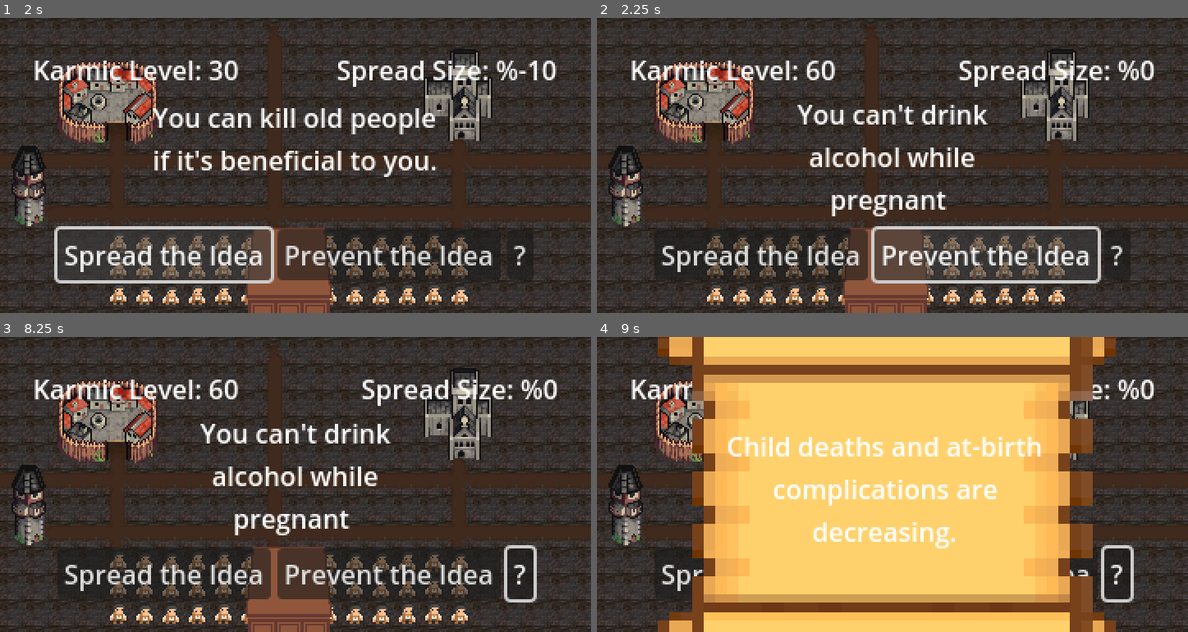
Above: before the commit, frames 1-4 (two rows, left to right).
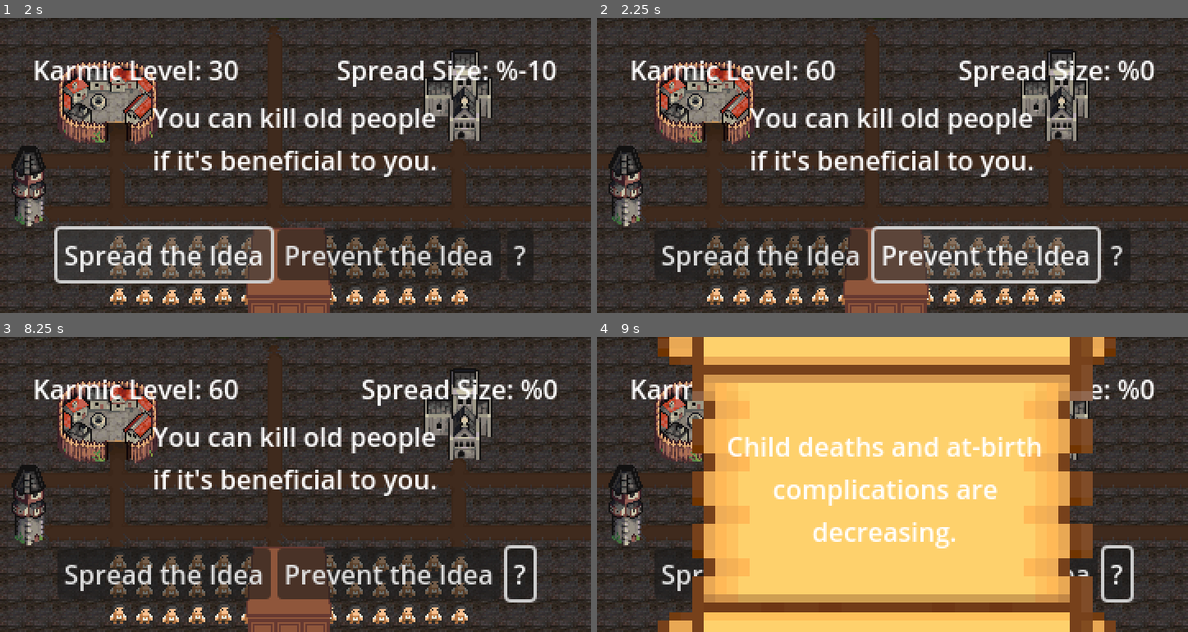
Above: after the commit, the same moments.

Repository: PEMDAS-Studio/GameJam24
Game: Godot game, scene res://main_menu/main_menu.tscn
Same seed, same stepped clock (60 frames per second), same inputs: the game is played once before the commit and once after it.
Inputs (mouse positions are in pixels of both pictures, inside the frame that each line leads up to):
- Up to frame 1 (2 s): click "Spread Please" at 0.5 s; click "Spread the Idea" at 1.25 s
- Up to frame 2 (2.25 s): click "Prevent the Idea" at 2 s
- Up to frame 3 (8.25 s): click "?" at 2.75 s; tap Enter at 3.5, 5, 6.5 s; move the mouse to (425, 469) at 3.52 s; hold D (right) 3.53-4.28 s; tap Space (grassaction) at 3.6, 4.25, 4.35, 5.1, 5.75, 5.85, 6.6, 7.25, 7.35, 8.1 s; move the mouse to (177, 499) at 4.27 s; hold S (down) 4.28-5.03 s; move the mouse to (354, 419) at 5.02 s; hold D (right) 5.03-5.78 s; move the mouse to (265, 543) at 5.77 s; hold W (up) 5.78-6.53 s; move the mouse to (472, 528) at 6.52 s; hold A (left) 6.53-8.03 s; move the mouse to (118, 440) at 7.27 s; move the mouse to (325, 484) at 8.02 s; hold S (down) from 8.03 s (still down)
- Up to frame 4 (9 s): move the mouse to (803, 410) at 8.77 s; release S (down) at 8.78 s; hold D (right) from 8.78 s (still down); tap Space (grassaction) at 8.85 s

Frame 1 is identical in both runs. In frame 2, 4.5% of the frame differs, in the area x 25-74%, y 29-68%; in frame 3, 4.5%; in frame 4, nothing differs.

Commit message:
Prevent accepted ideas from reoccuring

Diff:
--- a/gameproj/SpreadPlease/Scripts/sp_ui.gd
+++ b/gameproj/SpreadPlease/Scripts/sp_ui.gd
@@ -17,6 +17,7 @@
 var currentIdea:int
 var totalIdeas:int = 3
 var ideas = [];
+var spreadIdeas = [];
 
 func _ready():
 	load_ideas_json()
@@ -42,6 +43,11 @@
 
 func randomIdea():
 	var nextIdea = randi_range(0, totalIdeas-1)
+	if spreadIdeas.find(nextIdea) != -1:
+		if (spreadIdeas.size() == ideas.size()):
+			return
+		randomIdea()
+		return
 	GetNextIdea(nextIdea)
 
 
@@ -49,6 +55,7 @@
 	karmicLevel += ideas[currentIdea]["accepted_karmic_value"]
 	spreadLevel += ideas[currentIdea]["accepted_spread_level"]
 	consequences_label.text = ideas[currentIdea]["consequences"]
+	spreadIdeas.push_front(currentIdea);
 	randomIdea()
 
 
